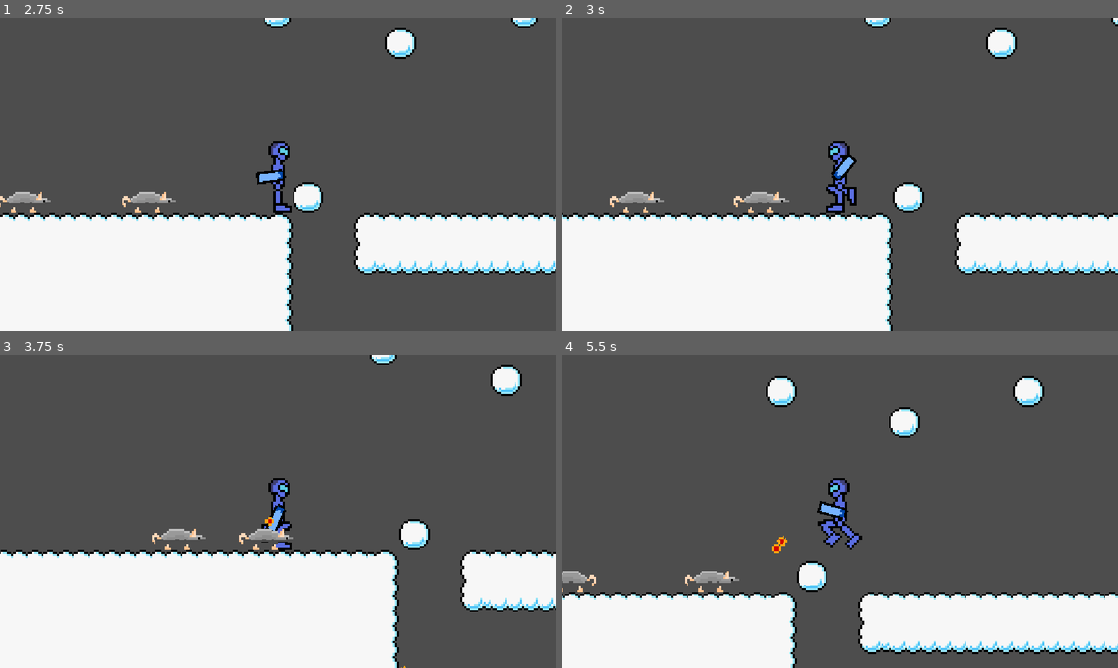
Above: before the commit, frames 1-4 (two rows, left to right).
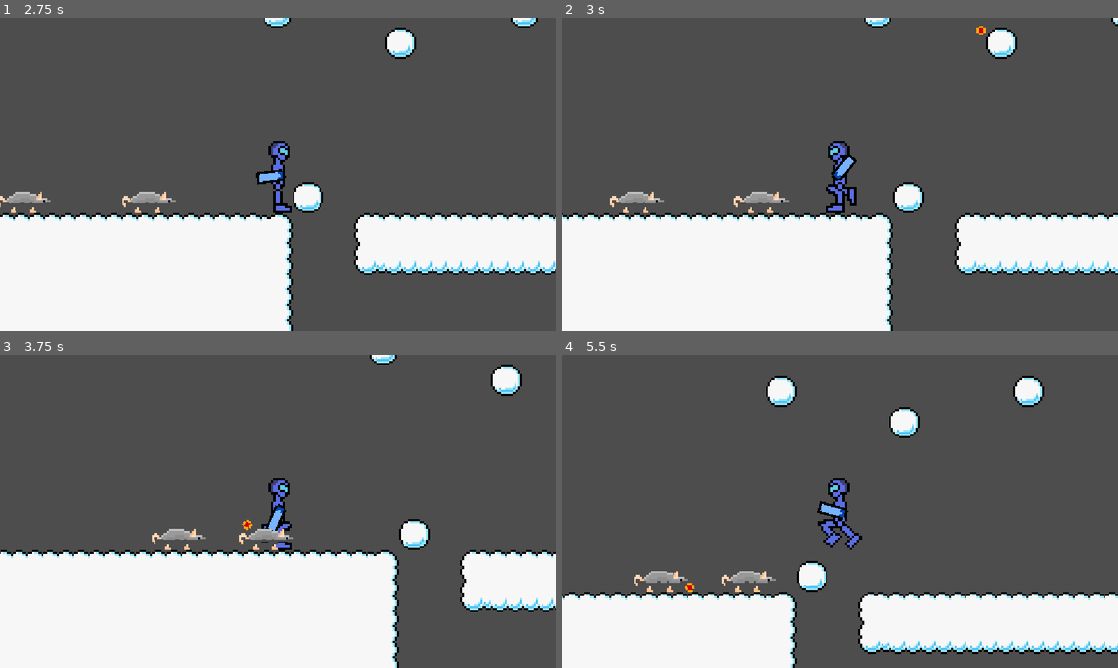
Above: after the commit, the same moments.

Repository: Milo-Griffiths/GameJam-Time
Game: Godot game, scene res://scenes/main.tscn
Two runs of this game, one before a commit and one after it. Both use one fixed random seed, a clock stepped at 60 frames per second and the inputs below. The engine's default icon, where the game draws it, is replaced by a stand-in: a white triangle on a blue panel in a dark square.
Inputs (mouse positions are in pixels of both pictures, inside the frame that each line leads up to):
- Up to frame 1 (2.75 s): click "Play" at 0.5 s; move the mouse to (400, 158) at 1.27 s; hold Right (right) from 1.28 s (still down); click (400, 158) at 1.35 s; tap Up (up) at 1.52, 2.27 s; move the mouse to (166, 190) at 2.02 s; click (166, 190) at 2.1 s
- Up to frame 2 (3 s): move the mouse to (895, 105) at 2.77 s; release Right (right) at 2.78 s; hold A (left) from 2.78 s (still down); click (895, 105) at 2.85 s
- Up to frame 3 (3.75 s): move the mouse to (250, 574) at 3.52 s; release A (left) at 3.53 s; hold Right (right) from 3.53 s (still down); click (250, 574) at 3.6 s
- Up to frame 4 (5.5 s): tap Up (up) at 3.77, 4.52, 5.27 s; move the mouse to (1006, 558) at 4.27 s; click (1006, 558) at 4.35 s; move the mouse to (673, 464) at 5.02 s; release Right (right) at 5.03 s; hold A (left) from 5.03 s (still down); click (673, 464) at 5.1 s

Frame 1 is identical in both runs. In frame 2, less than 0.1% of the frame differs, in the area x 74-77%, y 2-6%; in frame 3, less than 0.1%; in frame 4, 1.1%, in the area x 0-41%, y 57-76%.

Commit message:
fixed bullets

Diff:
--- a/assets/scripts/rat.gd
+++ b/assets/scripts/rat.gd
@@ -29,7 +29,7 @@
 
 func _physics_process(delta: float) -> void:
 	#target player
-	var player: CharacterBody2D = get_tree().get_root().get_node("Level1").get_node("player")
+	var player: CharacterBody2D = get_tree().get_root().get_node(path).get_node("player")
 	var target : float = (player.position- position).normalized().x
 
 	var distance = player.position.distance_to(position)
--- a/scripts/bullet.gd
+++ b/scripts/bullet.gd
@@ -13,6 +13,6 @@
 
 
 # Called every frame. 'delta' is the elapsed time since the previous frame.
-func _physics_process(delta: float) -> void:
+func _physics_process(_delta: float) -> void:
 	velocity = Vector2(speed,0).rotated(dir)
 	move_and_collide(velocity)
--- a/scripts/node_2d.gd
+++ b/scripts/node_2d.gd
@@ -1,7 +1,6 @@
 extends Node2D
-#@onready var main = get_tree().get_root().get_node("Main Menu")
+@onready var main = get_tree().get_root().get_child(0)
 @onready var projectile = load("res://scenes/bullet.tscn")
-@onready var main: Node2D = $"."
 
 # Called when the node enters the scene tree for the first time.
 func _ready() -> void:
